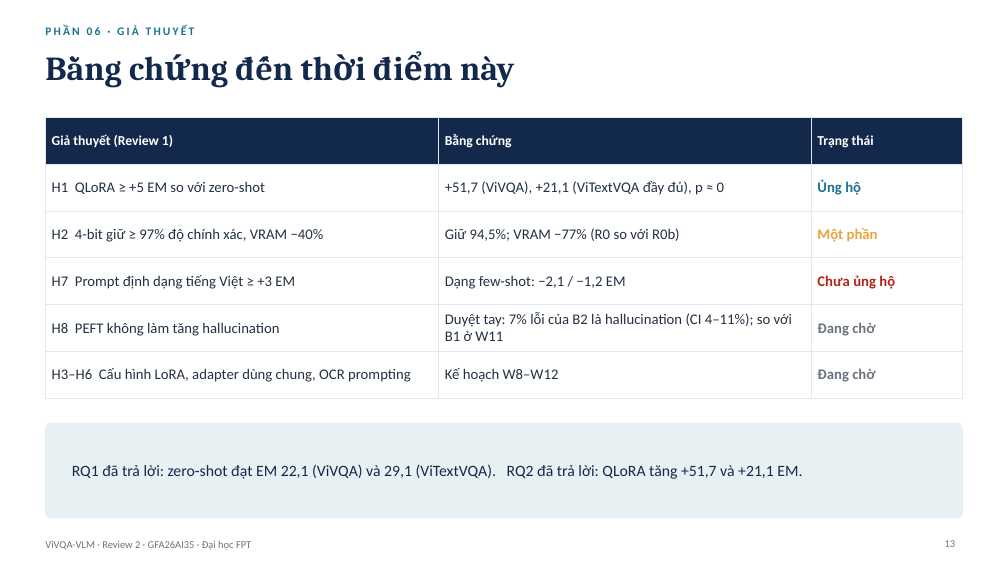
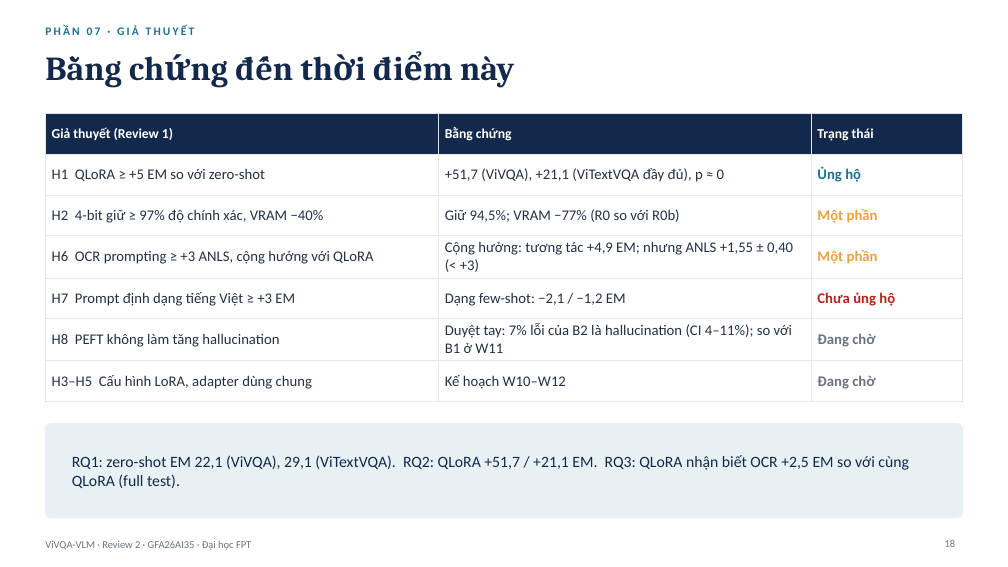
Before and after one commit to PLHGNAOH/ViVQA-VLM, a slide deck: slide 18 of docs/W07/ViVQA-VLM_Review2_TV.pptx (slide 13 before the commit). Drawn at 1008x567 pixels with LibreOffice and Linux fonts; fonts in the diff are those of the drawing. Boxes give left, top, right and bottom in pixels: in the first picture for what was removed or moved away, otherwise in the second. Text is boxed around its words. In the diff, an @@ line names an element or a change of style, - is before the commit and + after.

```diff
--- a/docs/W07/ViVQA-VLM_Review2_TV.pptx
+++ b/docs/W07/ViVQA-VLM_Review2_TV.pptx
@@ text at (45,26,195,35): text changed @@
-PHẦN 06 · GIẢ THUYẾT
+PHẦN 07 · GIẢ THUYẾT
@@ table at (45,113,963,393) @@
+row 4: H6 OCR prompting ≥ +3 ANLS, cộng hưởng với QLoRA | Cộng hưởng: tương tác +4,9 EM; nhưng ANLS +1,55 ± 0,40 (< +3) | Một phần
-row 7, column 1: H3–H6 Cấu hình LoRA, adapter dùng chung, OCR prompting
+row 7, column 1: H3–H5 Cấu hình LoRA, adapter dùng chung
-row 7, column 2: Kế hoạch W8–W12
+row 7, column 2: Kế hoạch W10–W12
@@ table: place and size @@
-table at (45,117,963,386)
+table at (45,113,963,393)
@@ text at (72,455,909,488): text changed @@
-RQ1 đã trả lời: zero-shot đạt EM 22,1 (ViVQA) và 29,1 (ViTextVQA). RQ2 đã trả lời: QLoRA tăng +51,7 và +21,1 EM.
+RQ1: zero-shot EM 22,1 (ViVQA), 29,1 (ViTextVQA). RQ2: QLoRA +51,7 / +21,1 EM. RQ3: QLoRA nhận biết OCR +2,5 EM so với cùng QLoRA (full test).
```
Also in this commit, not shown: 9 other slides changed, 4 slides added, 5 other files.
